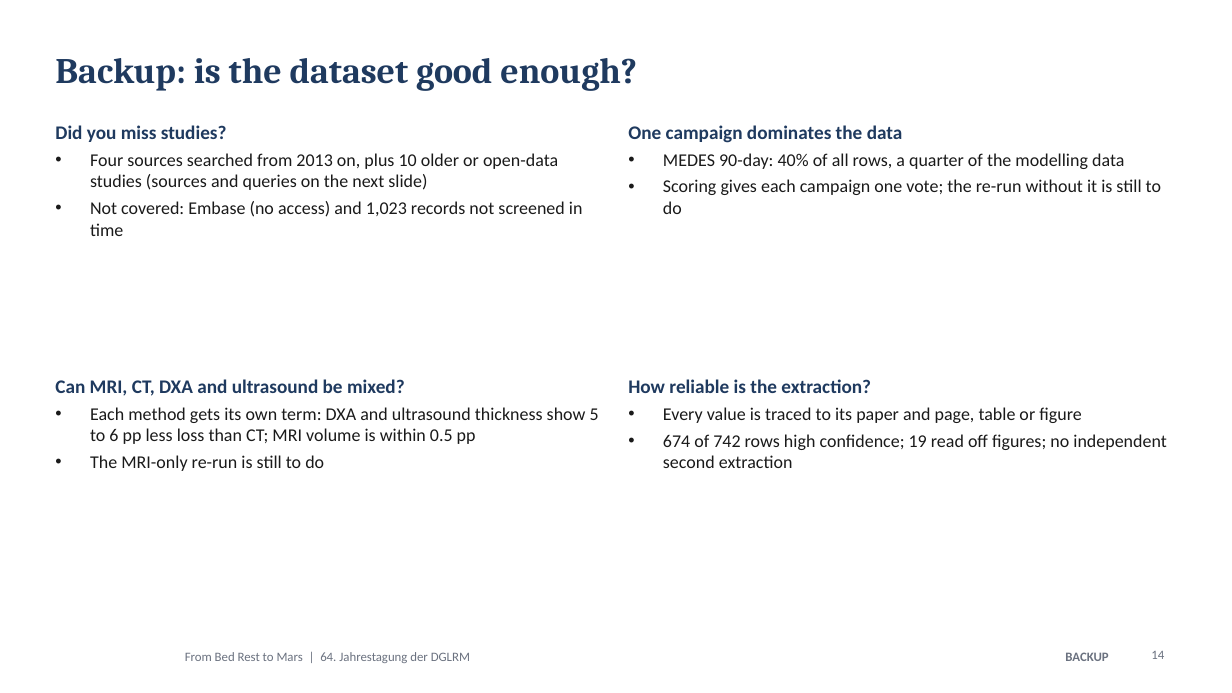
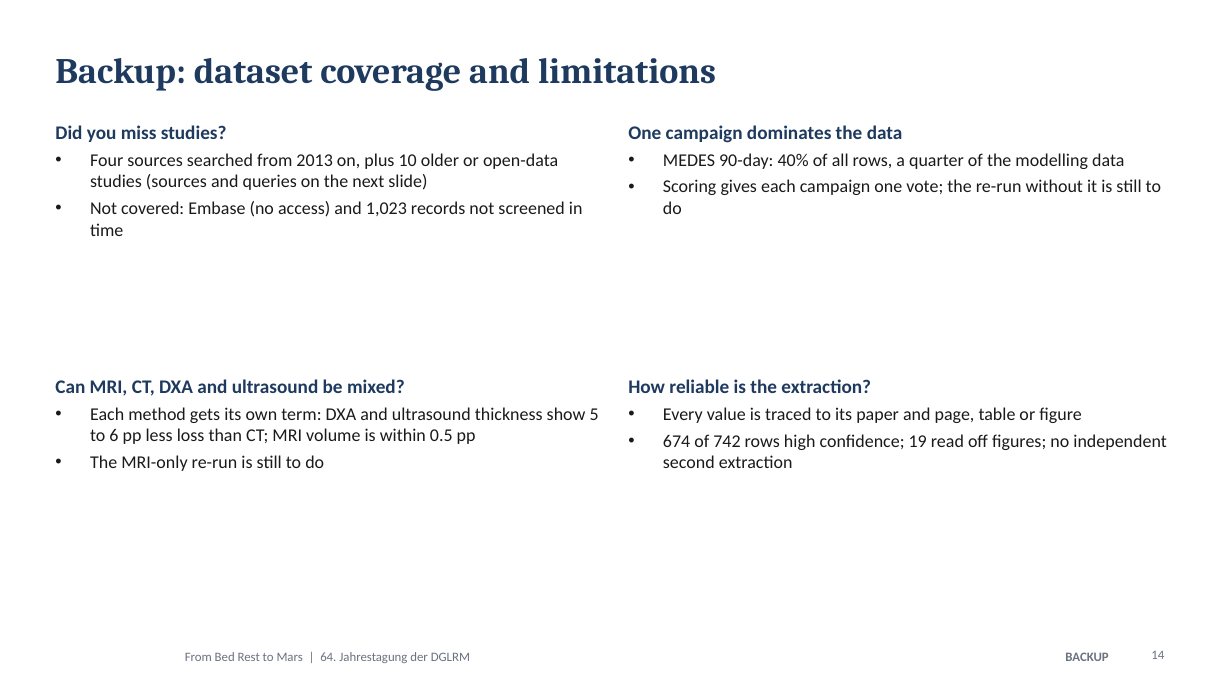
Before and after one commit to MiladBahariQaragoz/BedrestToMars, a slide deck: slide 14 of presentation/bed-rest-to-mars-talk.pptx. Drawn at 1232x693 pixels with LibreOffice and Linux fonts; fonts in the diff are those of the drawing; background and template pictures are left out. Boxes give left, top, right and bottom in pixels: in the first picture for what was removed or moved away, otherwise in the second. Text is boxed around its words. In the diff, an @@ line names an element or a change of style, - is before the commit and + after.

```diff
--- a/presentation/bed-rest-to-mars-talk.pptx
+++ b/presentation/bed-rest-to-mars-talk.pptx
@@ title at [55, 58, 716, 91]: text changed @@
-Backup: is the dataset good enough?
+Backup: dataset coverage and limitations
```
Also in this commit, not shown: 14 other slides changed, 3 other files.
